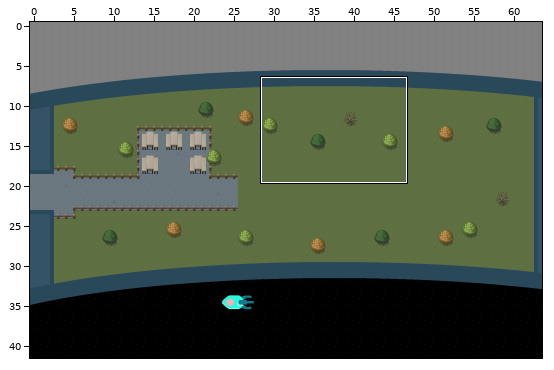
Two versions of a level (Tiled map, ring3/main.tmx). The first picture is a wide view before the edit; the outline marks the close-up.
Close-up. As it was:
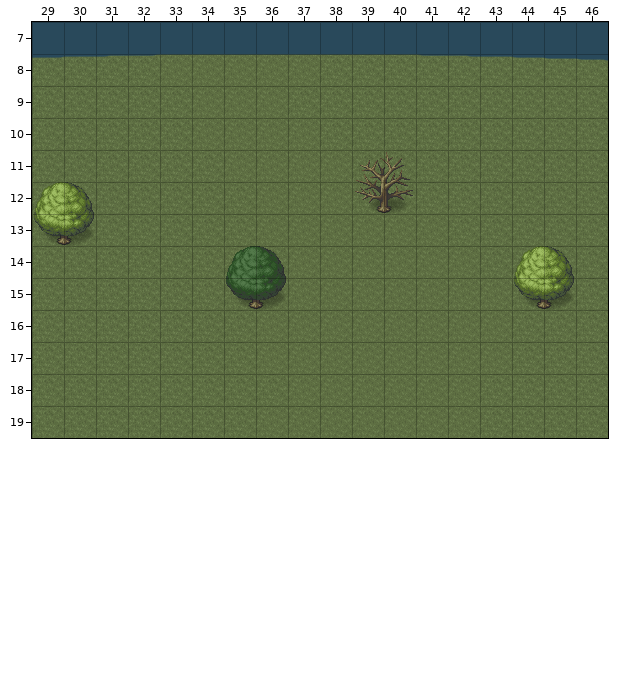
Cells are 32x32 px. Shown: x 29..46, y 7..19. The commit also changed other parts of the map, which this record leaves out. Tiles whose own drawing changed are shown in their newer look in all pictures.
After:
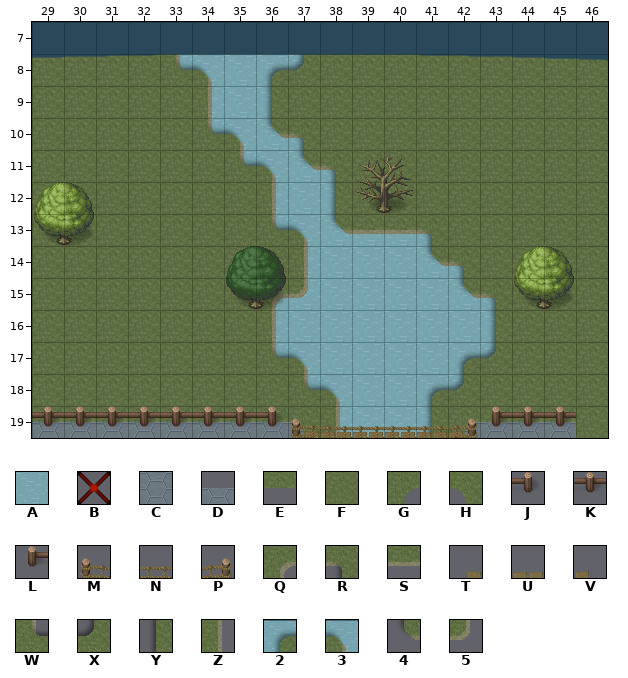
Key: from "Water": A 0; from "c-base": B 79, C 397, D 555, E 1210, F 1212, G 1370, H 1371, J 1456, K 1532, L 1536, M 1617, N 1618, P 1619, Q 1690, R 1691, S 1692, T 1694, U 1695, V 1696, W 1770, X 1771, Y 1772, Z 1773, 2 1850, 3 1851, 4 1930, 5 1931.
_ is an empty cell.
See-through tiles are keyed as they look on the map.
From old to new:
Layer "collides":
y 8: x 33..34 __ -> BB; x 36..37 __ -> BB
y 9: x 34 _ -> B; x 36 _ -> B
y 10: x 34..35 __ -> BB; x 37 _ -> B
y 11: x 35..38 ____ -> BBBB
y 12: x 36 _ -> B; x 38 _ -> B
y 13: x 36..41 ______ -> BBBBBB
y 14: x 37 _ -> B; x 41..42 __ -> BB
y 15: x 36..37 __ -> BB; x 42..43 __ -> BB
y 16: x 36 _ -> B; x 43 _ -> B
y 17: x 36..37 __ -> BB; x 42..43 __ -> BB
y 18: x 37..38 __ -> BB; x 41..42 __ -> BB
y 19: x 38 _ -> B; x 41 _ -> B
Layer "floor hex":
y 8: x 33..37 FFFFF -> AAAAA
y 9: x 34..36 FFF -> AAA
y 10: x 34..37 FFFF -> AAAA
y 11: x 35..38 FFFF -> AAAA
y 12: x 36..38 FFF -> AAA
y 13: x 36..41 FFFFFF -> AAAAAA
y 14: x 37..42 FFFFFF -> AAAAAA
y 15..17: x 36..43 FFFFFFFF -> AAAAAAAA
y 18: x 37..42 FFFFFF -> AAAAAA
y 19: x 36..42 FFFFFFF -> CCAAAAC
Layer "Walls":
y 8: x 33..34 __ -> W3; x 36..37 __ -> 2X
y 9: x 34 _ -> Z; x 36 _ -> Y
y 10: x 34..37 ____ -> W34R
y 11: x 35..38 ____ -> W34R
y 12: x 36 _ -> Z; x 38 _ -> Y
y 13: x 36..41 ______ -> W34SSR
y 14: x 37 _ -> Z; x 41..42 __ -> 4R
y 15: x 36..37 __ -> Q5; x 42..43 __ -> 4R
y 16: x 36 _ -> Z; x 43 _ -> Y
y 17: x 36..37 __ -> W3; x 42..43 __ -> 2X
y 18: x 37..38 __ -> W3; x 41..42 __ -> 2X
y 19: x 29..38 __________ -> DDDDDDDEHZ; x 41..45 _____ -> YGDDD
Layer "ceil":
y 19: x 37..42 ______ -> TUUUUV
Layer "inventory":
y 19: x 29..45 _________________ -> KKKKKKKJMNNNNPLKK
Changed places in both close-ups, as pixel boxes (x1, y1, x2, y2):
changed: (32, 54, 576, 438)
